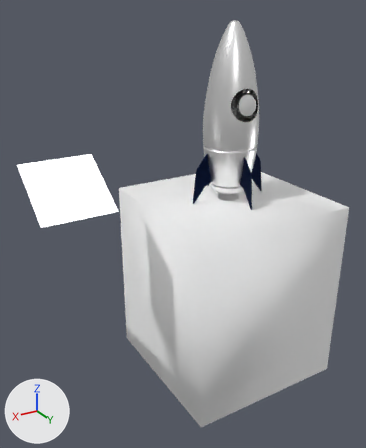
One commit to the glTF model public/scenes3d/rocket/rocket.glb: the scene before it, then after it.
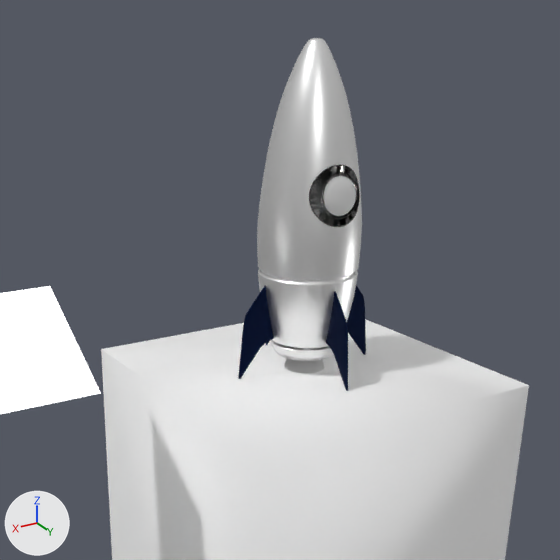
Each version appears first whole from a 50 mm lens placed at (8.8, 11.95, 4.24), pointed at (1.68, 0.09, -1.69), and next in a close-up on the part from 18% to 100% of the width and 0% to 67% of the height. Every picture has the same lights, and +X, +Y and +Z are marked at lower left. Where no turn or scale is listed for an object, it has been applied to the vertices. Vertices at the same position are counted once.

Script lines for the objects in view, before the commit:
```python
ob_plane = bpy.data.objects.new('Plane', me_plane)
ob_plane.location = (5.03, 0.0, 0.0)
ob_rocket_body = bpy.data.objects.new('Rocket body', me_cube_002)
ob_rocket_body.location = (0.0, 0.0, 0.12)
ob_rocket_window_frame = bpy.data.objects.new('Rocket window frame', me_circle_001)
ob_rocket_window_frame.location = (0.03, 0.52, 1.7)
# also in view: 'Rocket fin' at (0.0, 0.0, -0.43); 'Exhaust Domain' at (0.0, 0.0, -4.13); 'Rocket window' at (0.04, 0.74, 1.74)
```
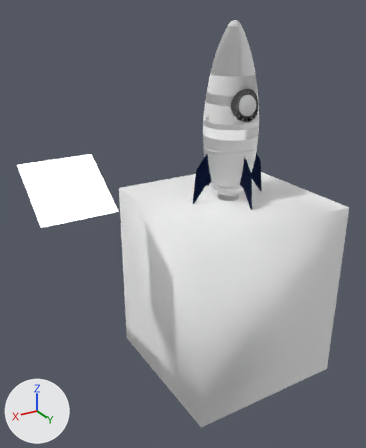
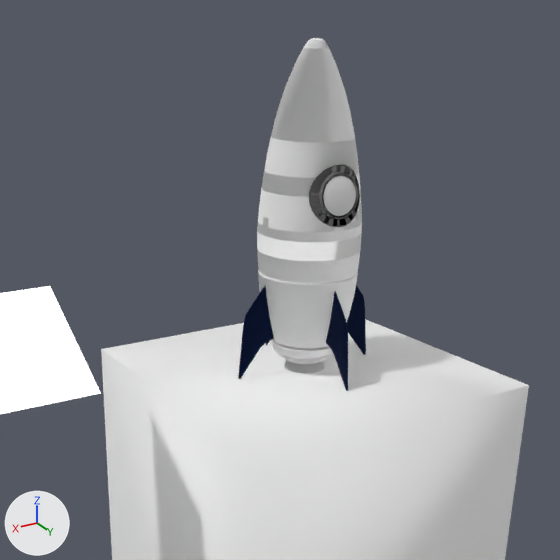
Edits to the scene script, one JSON object a line:
```json
{"op": "add", "block": "img_body_bump_plating", "code": ["img_body_bump_plating = load_image('Body Bump Plating', '_unpacked/Body_Bump_Plating', 4096, 4096, 'Non-Color')"]}
{"block": "mat_material_003", "where": "n0 = _N.new('ShaderNodeBsdfPrincipled'); n0.name = 'Principled BSDF'"}
{"op": "set", "path": "n0.inputs[2].default_value", "old": "0.35", "new": "1.0", "note": "'Roughness'"}
{"op": "add", "block": "mat_material_003", "code": "n2 = _N.new('ShaderNodeNormalMap'); n2.name = 'Normal Map'"}
{"op": "add", "block": "mat_material_003", "code": "n2.uv_map = 'UVMap'"}
{"op": "add", "block": "mat_material_003", "code": "n3 = _N.new('ShaderNodeTexImage'); n3.name = 'Image Texture'"}
{"op": "add", "block": "mat_material_003", "code": "n3.image = img_body_bump_plating"}
{"op": "add", "block": "mat_material_003", "code": "_L.new(n2.outputs[0], n0.inputs[5])  # 'Normal' to 'Normal'"}
{"op": "add", "block": "mat_material_003", "code": "_L.new(n3.outputs[0], n2.inputs[1])  # 'Color' to 'Color'"}
{"block": "mat_material_001", "where": "n0 = _N.new('ShaderNodeBsdfPrincipled'); n0.name = 'Principled BSDF'"}
{"op": "set", "path": "n0.inputs[2].default_value", "old": "0.247", "new": "1.0", "note": "'Roughness'"}
{"block": "me_cube_002", "where": "# used by ob_rocket_body; location = (0.0, 0.0, 0.12)"}
{"op": "remove", "block": "me_cube_002", "code": "me_cube_002.from_pydata(...)  # 4811 vertices, 9510 faces; spans x -0.81..0.81, y -0.82..0.81, z -1.11..3.76"}
{"op": "add", "block": "me_cube_002", "code": "me_cube_002.from_pydata(...)  # 4811 vertices, 9510 faces; spans x -0.81..0.81, y -0.82..0.82, z -1.16..3.76"}
{"block": "me_cube_002", "change": "me_cube_002 part 1: 325 of 4811 vertices moved; they spanned x -0.8..0.8, y -0.8..0.81, z 0.29..1.14 and now span x -0.79..0.79, y -0.81..0.82, z 0.28..1.14; mean shift (0.0, 0.0, -0.04); largest move (-0.72, 0.18, 0.35) -> (-0.7, 0.18, 0.29)"}
{"block": "me_cube_002", "change": "me_cube_002 part 2: all 128 vertices in x -0.31..0.31, y -0.31..0.31, z -1.11 are scaled about their middle by (1.05, 1.05, -1.1), then moved by (0.0, 0.0, -0.05)"}
{"block": "me_cube_002", "change": "me_cube_002 part 3: texture (UV) coordinates of 9510 of 9510 faces, centred in x -0.81..0.81, y -0.82..0.81, z -1.11..3.76, changed; they spanned u 0.0..1.0, v 0.0..1.0 and now span u 0.0..1.0, v 0.0..1.0"}
```

Pixel boxes [x1, y1, x2, y2] of what changed, in the close-ups (560 x 560 px; the box of a moved part takes in the faces that stretch with it):
```json
{"object": "Rocket body", "change": "surface changed, reshaped", "before": [257, 38, 362, 361], "after": [257, 38, 362, 364], "on screen": "white to grey"}
{"object": "Rocket window frame", "change": "surface changed", "before": [309, 165, 360, 227], "after": [309, 165, 360, 227], "on screen": "black to grey"}
{"part": 1, "of": "me_cube_002", "change": "moved or reshaped", "before": [258, 250, 359, 283], "after": [258, 250, 359, 283]}
{"part": 2, "of": "me_cube_002", "change": "moved or reshaped", "after": [281, 356, 329, 364], "on screen": "not visible before"}
{"part": 3, "of": "me_cube_002", "change": "surface changed", "before": [257, 38, 362, 361], "after": [257, 38, 362, 361], "on screen": "white to grey"}
```
